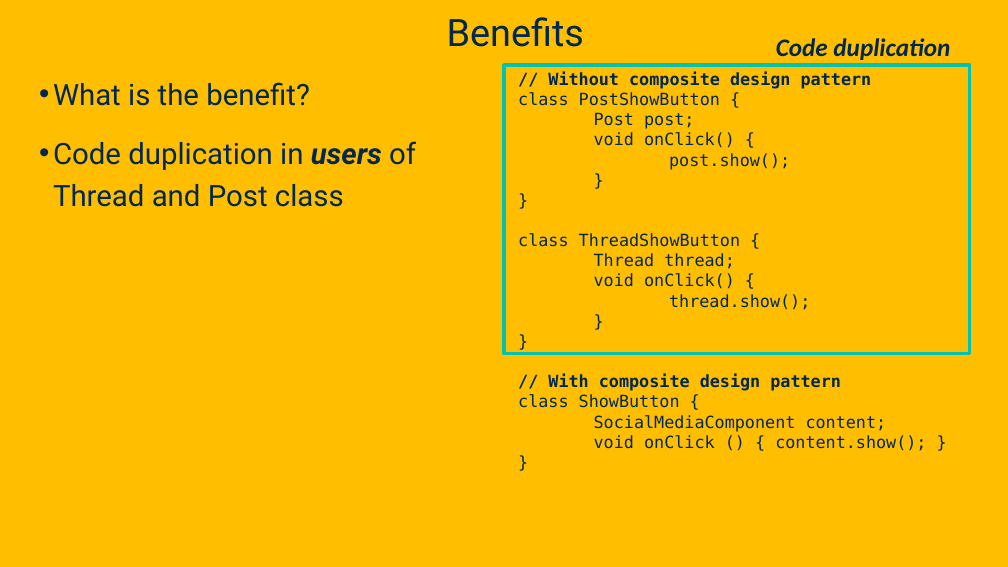
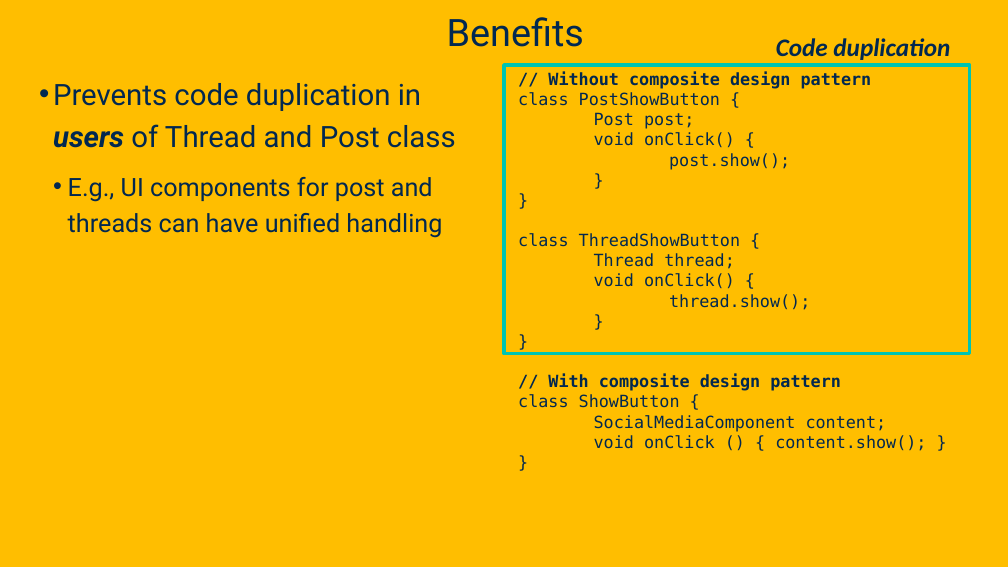
Before and after one commit to davsec-teaching/ecs160-f25, a slide deck: slide 46 of slides/8_design_patterns.pptx (slide 45 before the commit). Drawn at 1008x567 pixels with LibreOffice and Linux fonts; fonts in the diff are those of the drawing; background and template pictures are left out. Boxes give left, top, right and bottom in pixels: in the first picture for what was removed or moved away, otherwise in the second. Text is boxed around its words. In the diff, an @@ line names an element or a change of style, - is before the commit and + after.

```diff
--- a/slides/8_design_patterns.pptx
+++ b/slides/8_design_patterns.pptx
@@ text at bbox=[53, 83, 456, 238]: text changed; size 28 to 24 pt @@
-• What is the benefit?
-• Code duplication in users of Thread and Post class
+• Prevents code duplication in users of Thread and Post class
+  • E.g., UI components for post and threads can have unified handling
```
Also in this commit, not shown: 20 other slides changed, 3 slides added.
